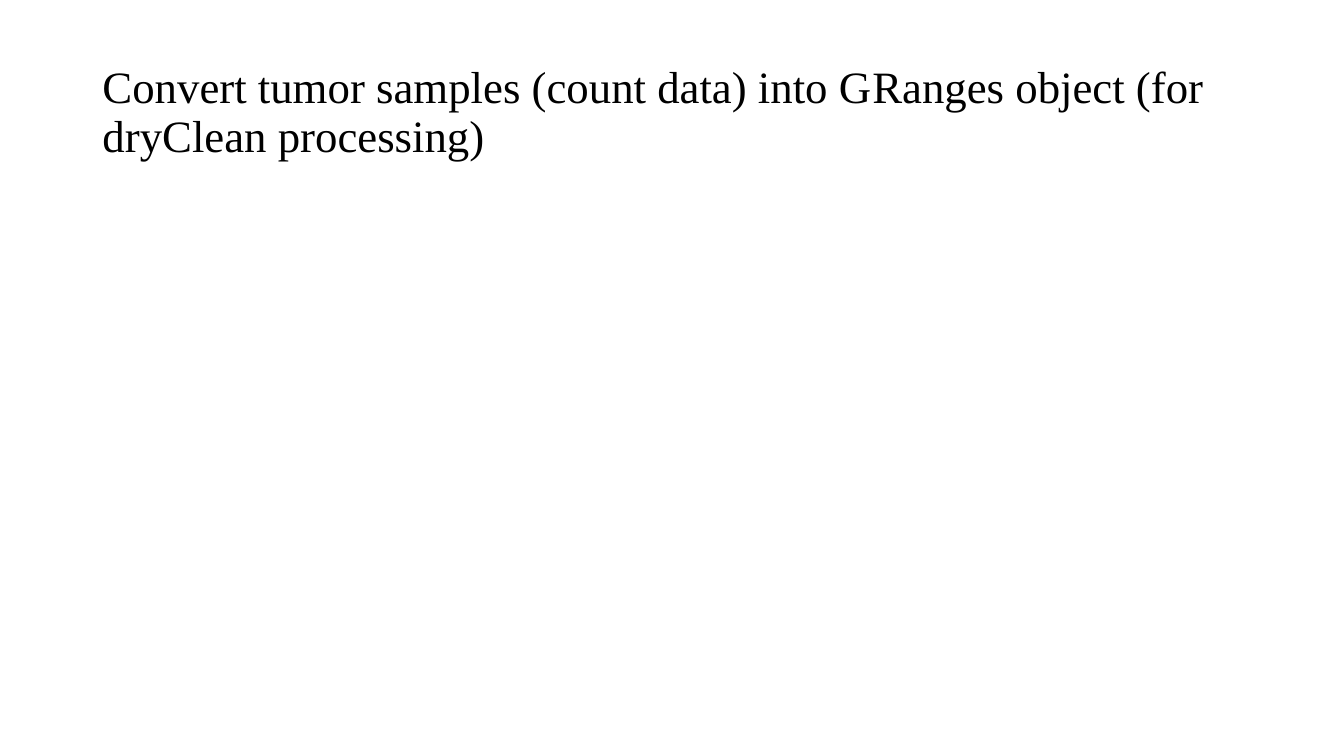
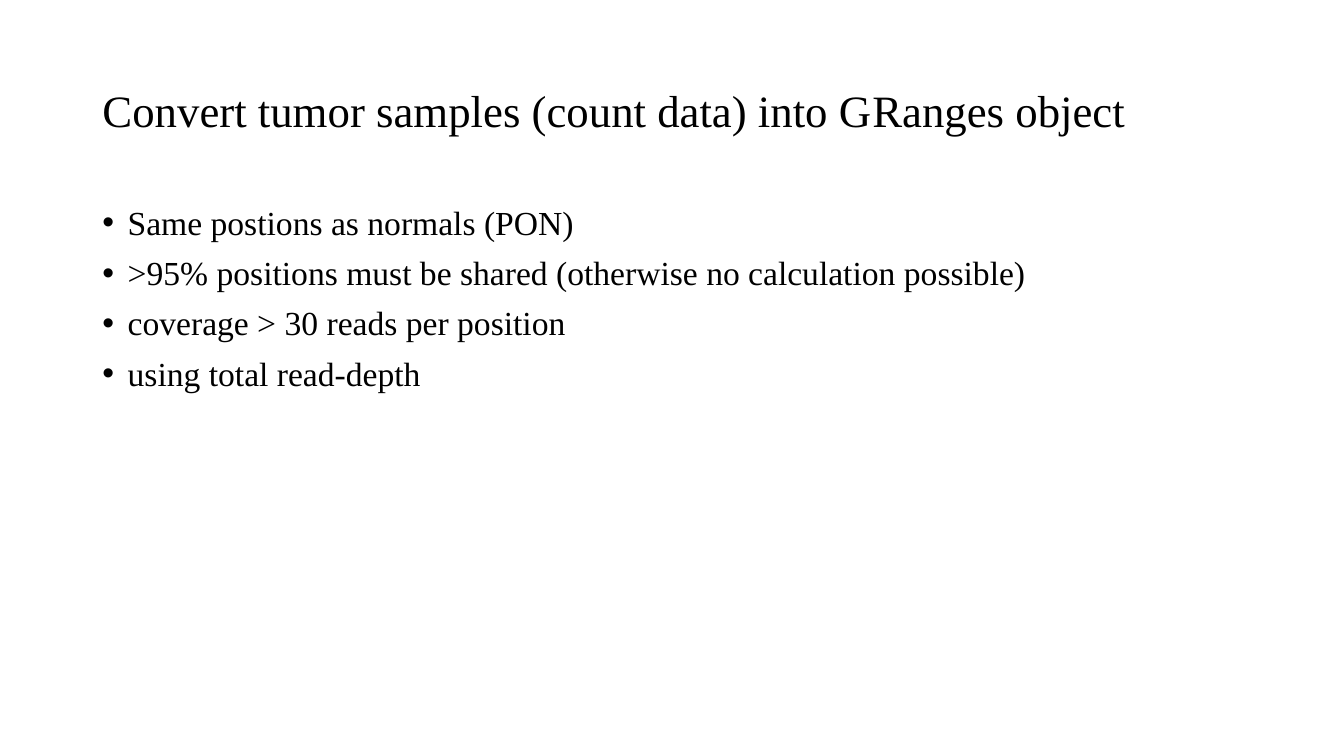
Before and after one commit to chris-kreitzer/DryClean_Facets, a slide deck: slide 5 of IMPACT_DryClean_v1.pptx. Drawn at 1344x756 pixels with LibreOffice and Linux fonts; fonts in the diff are those of the drawing. Boxes give left, top, right and bottom in pixels: in the first picture for what was removed or moved away, otherwise in the second. Text is boxed around its words. In the diff, an @@ line names an element or a change of style, - is before the commit and + after.

```diff
--- a/IMPACT_DryClean_v1.pptx
+++ b/IMPACT_DryClean_v1.pptx
@@ title at <box>102,96,1124,137</box>: text changed @@
-Convert tumor samples (count data) into GRanges object (for dryClean processing)
+Convert tumor samples (count data) into GRanges object
@@ text added at <box>128,211,1025,392</box>, 24 pt, text #000000 @@
+• Same postions as normals (PON)
+• >95% positions must be shared (otherwise no calculation possible)
+• coverage > 30 reads per position
+• using total read-depth
```
Also in this commit, not shown: 3 other slides changed, 3 slides added, 2 slides removed.
